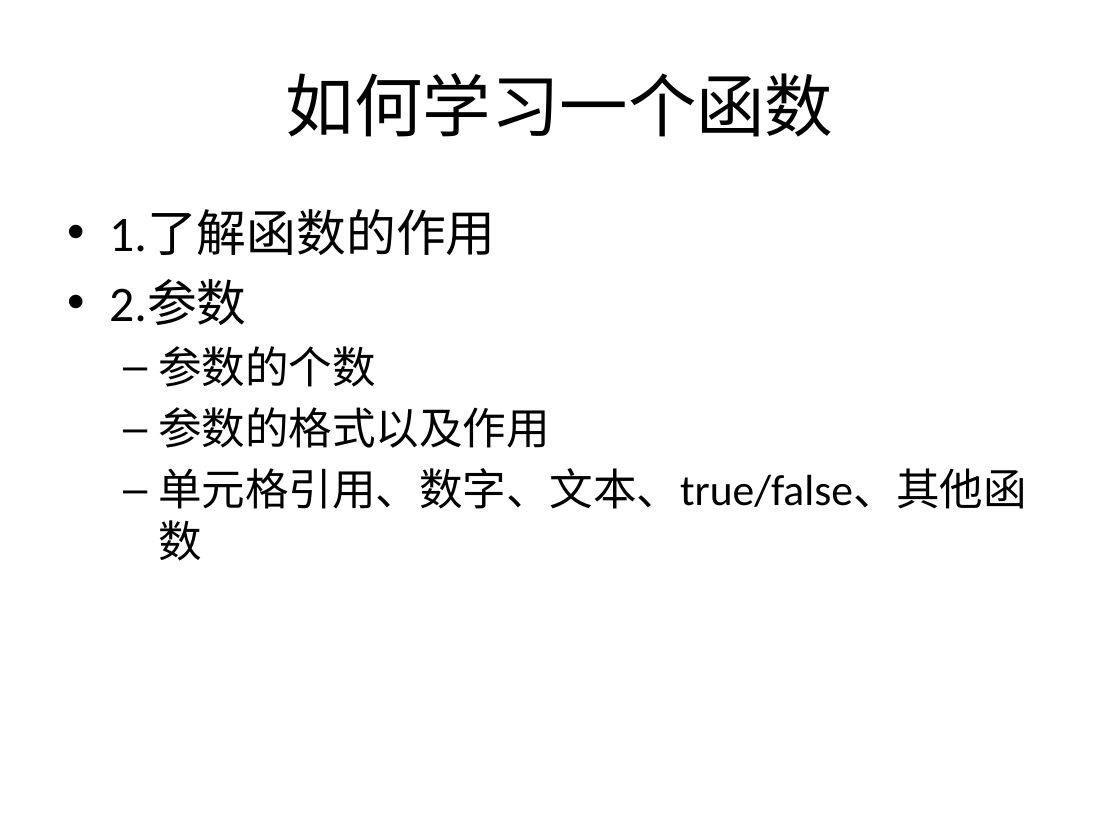
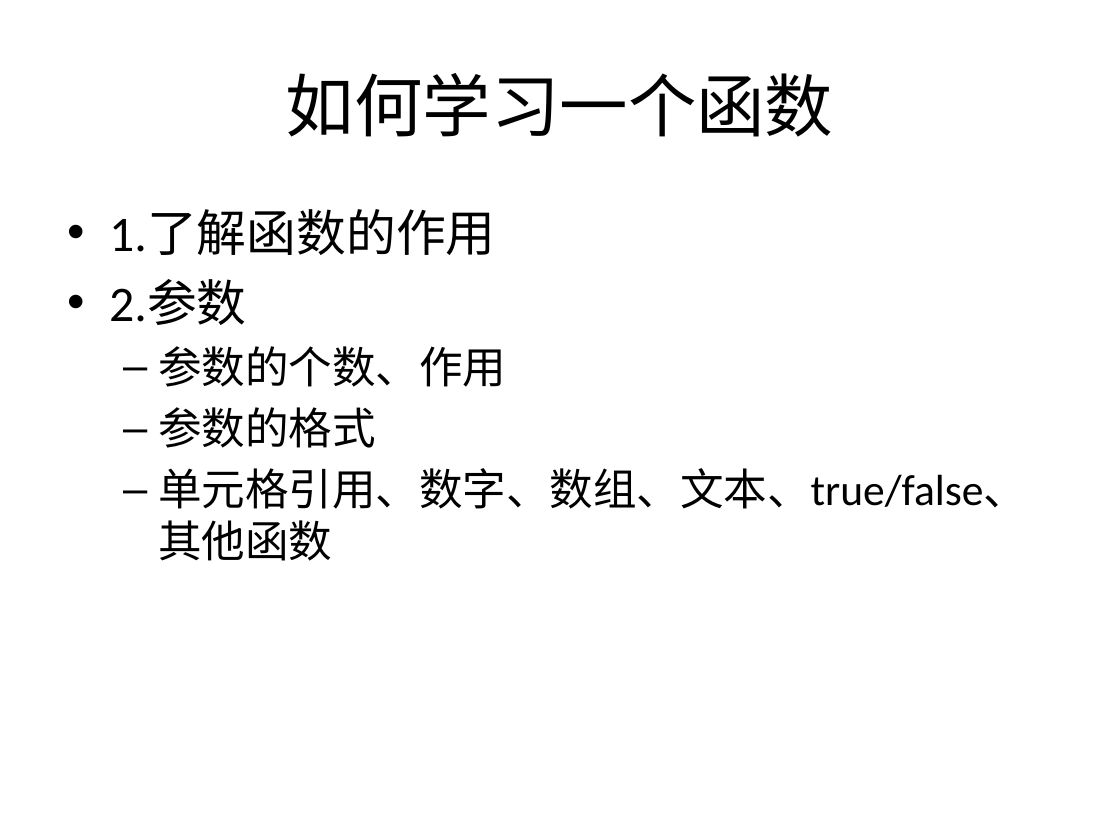
Before and after one commit to sans123wx/class, a slide deck: slide 3 of 第4章excel/公式和函数/第4章.pptx. Drawn at 1120x840 pixels with LibreOffice and Linux fonts; fonts in the diff are those of the drawing. Boxes give left, top, right and bottom in pixels: in the first picture for what was removed or moved away, otherwise in the second. Text is boxed around its words. In the diff, an @@ line names an element or a change of style, - is before the commit and + after.

Commit message:
函数第2讲

```diff
--- a/第4章excel/公式和函数/第4章.pptx
+++ b/第4章excel/公式和函数/第4章.pptx
@@ text at [158, 346, 1027, 561]: text changed @@
-  – 参数的个数
-  – 参数的格式以及作用
-  – 单元格引用、数字、文本、true/false、其他函数
+  – 参数的个数、作用
+  – 参数的格式
+  – 单元格引用、数字、数组、文本、true/false、其他函数
```
Also in this commit, not shown: 3 other files.
